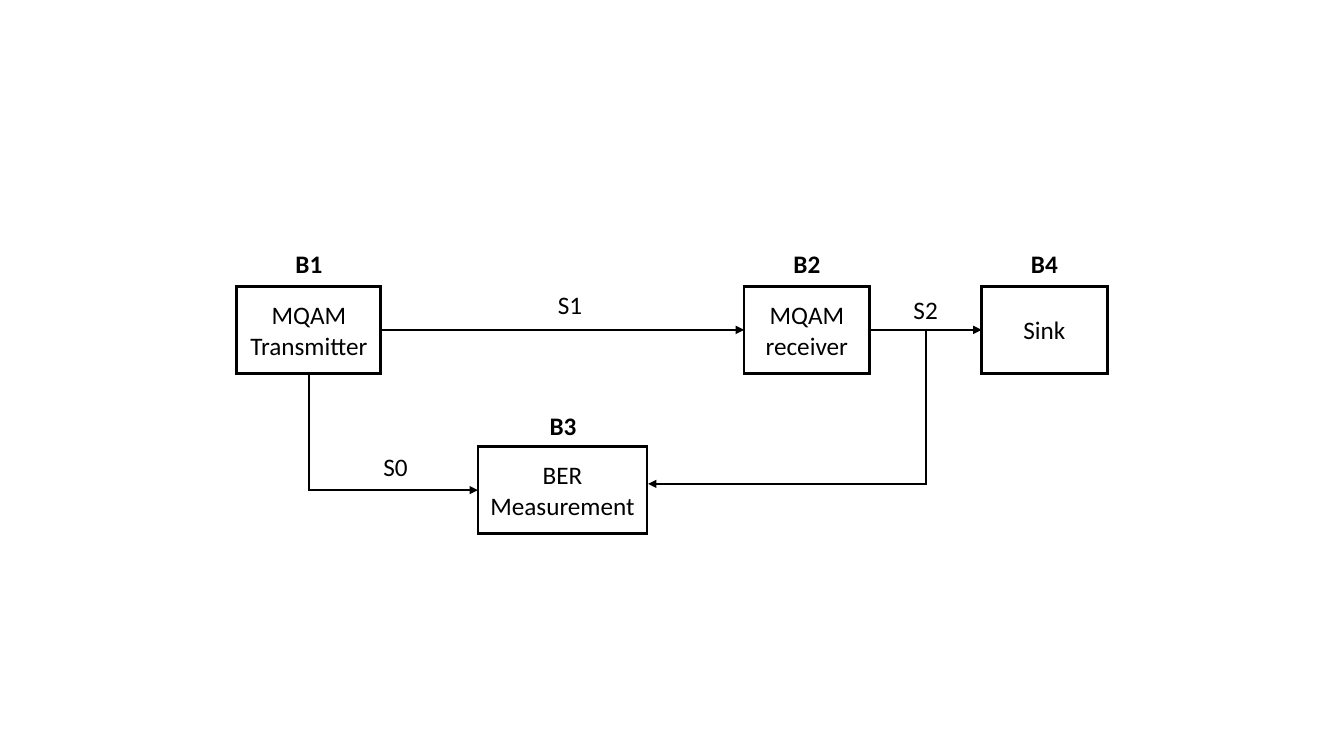
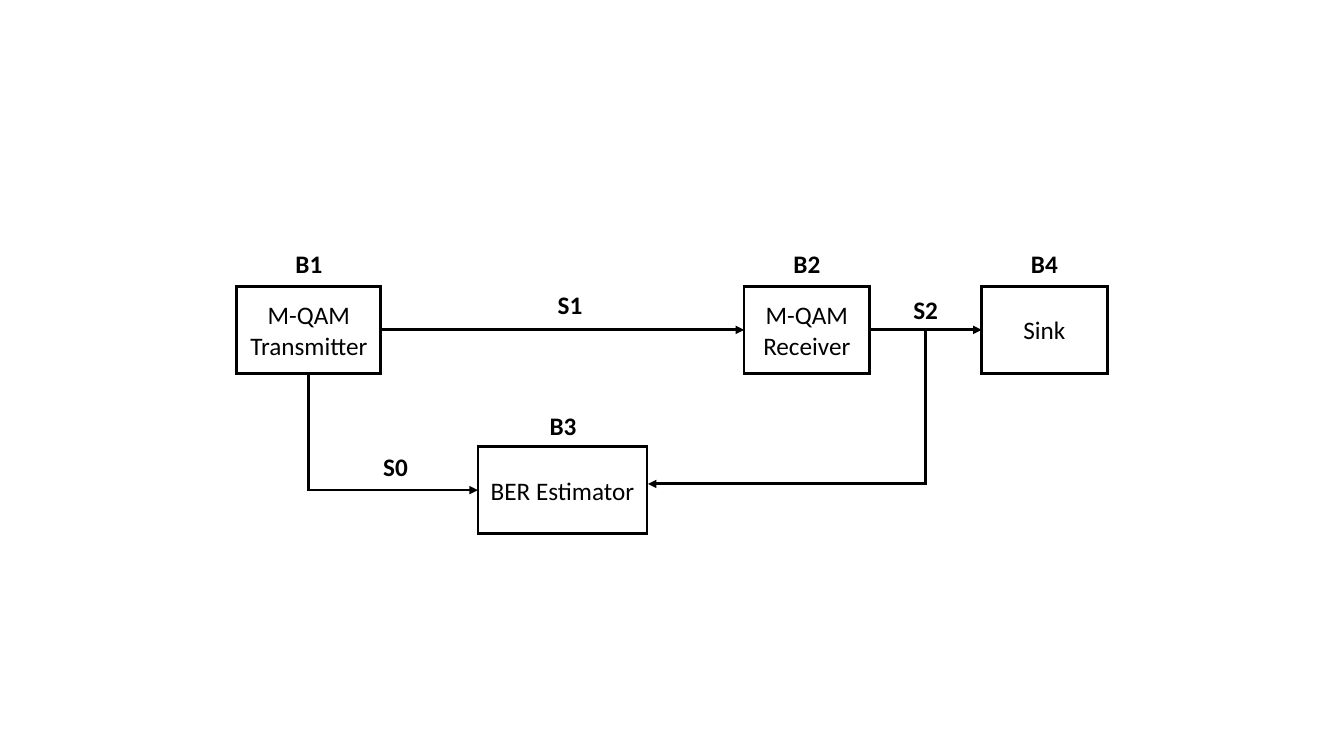
Before and after one commit to andonisantos/LinkPlanner, a slide deck: slide 1 of doc/tex/sdf/m_qam_system/figures_raw/MQAM_system_block_diagram.pptx. Drawn at 1344x756 pixels with LibreOffice and Linux fonts; fonts in the diff are those of the drawing. Boxes give left, top, right and bottom in pixels: in the first picture for what was removed or moved away, otherwise in the second. Text is boxed around its words. In the diff, an @@ line names an element or a change of style, - is before the commit and + after.

```diff
--- a/doc/tex/sdf/m_qam_system/figures_raw/MQAM_system_block_diagram.pptx
+++ b/doc/tex/sdf/m_qam_system/figures_raw/MQAM_system_block_diagram.pptx
@@ text in rectangle at [250, 307, 367, 356]: text changed @@
-MQAM Transmitter
+M-QAM Transmitter
@@ text in rectangle at [763, 307, 850, 355]: text changed @@
-MQAM receiver
+M-QAM Receiver
@@ elbow arrow (648, 484) - (926, 330): stroke #000000 1.5 pt to #000000 2 pt @@
@@ text in rectangle at [491, 482, 634, 501]: text changed @@
-BER Measurement
+BER Estimator
```
Also in this commit, not shown: 19 other files.
